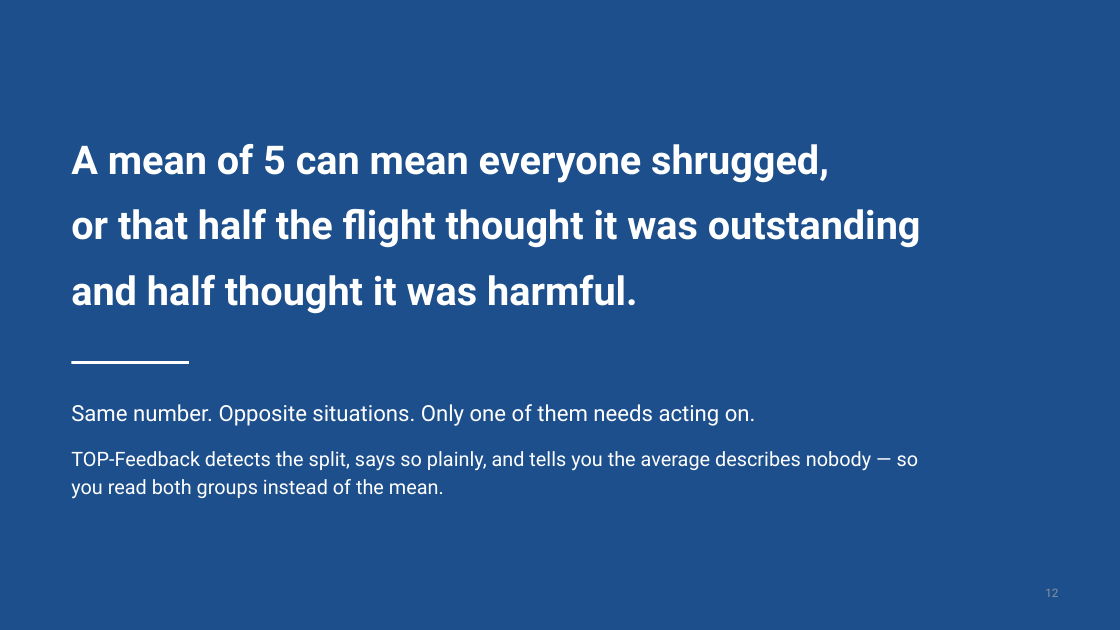
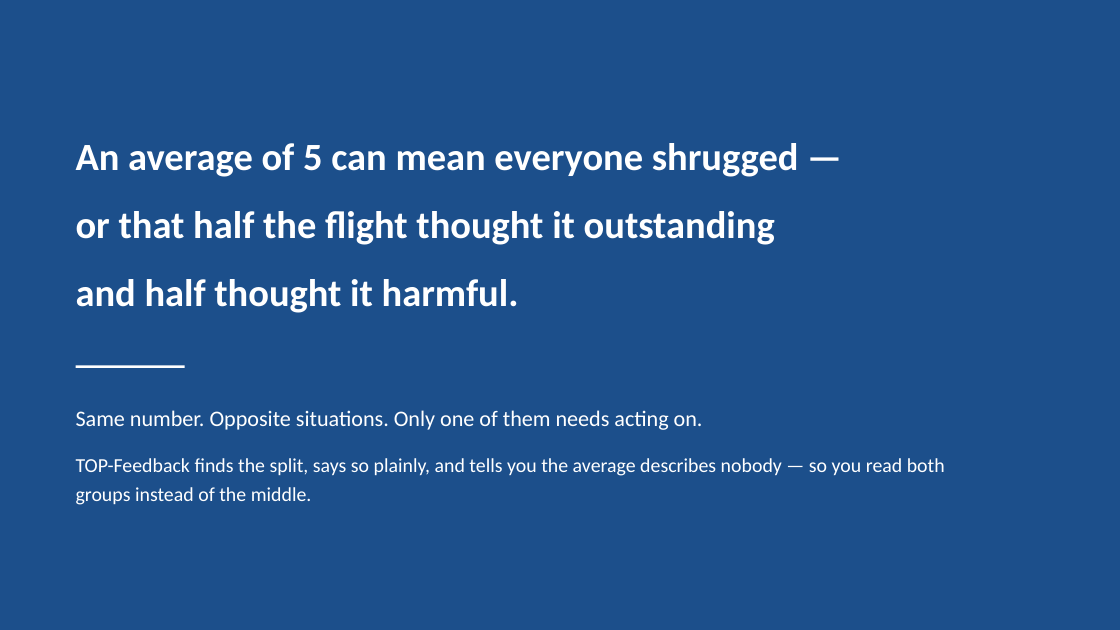
Before and after one commit to dmg-arts/my-pwa, a slide deck: slide 12 of docs/TOP-Feedback-Introduction.pptx. Drawn at 1120x630 pixels with LibreOffice and Linux fonts; fonts in the diff are those of the drawing. Boxes give left, top, right and bottom in pixels: in the first picture for what was removed or moved away, otherwise in the second. Text is boxed around its words. In the diff, an @@ line names an element or a change of style, - is before the commit and + after.

```diff
--- a/docs/TOP-Feedback-Introduction.pptx
+++ b/docs/TOP-Feedback-Introduction.pptx
@@ text at <box>76,143,799,313</box>: text changed; size 34 to 33 pt; font Roboto to Calibri @@
-A mean of 5 can mean everyone shrugged,
-or that half the flight thought it was outstanding
-and half thought it was harmful.
+An average of 5 can mean everyone shrugged —
+or that half the flight thought it outstanding
+and half thought it harmful.
@@ rectangle: place and size @@
-rectangle at <box>71,361,189,364</box>
+rectangle at <box>76,365,185,368</box>
@@ text at <box>76,410,703,430</box>: font Roboto to Calibri in "Same number. Opposite situations. Only one of ..."; line spacing 1.18 to 1.22 @@
@@ text at <box>76,458,945,505</box>: text changed; font Roboto to Calibri @@
-TOP-Feedback detects the split, says so plainly, and tells you the average describes nobody — so you read both groups instead of the mean.
+TOP-Feedback finds the split, says so plainly, and tells you the average describes nobody — so you read both groups instead of the middle.
@@ text removed at <box>1045,589,1058,597</box> @@
-12
```
Also in this commit, not shown: 16 other slides changed, 2 other files.
